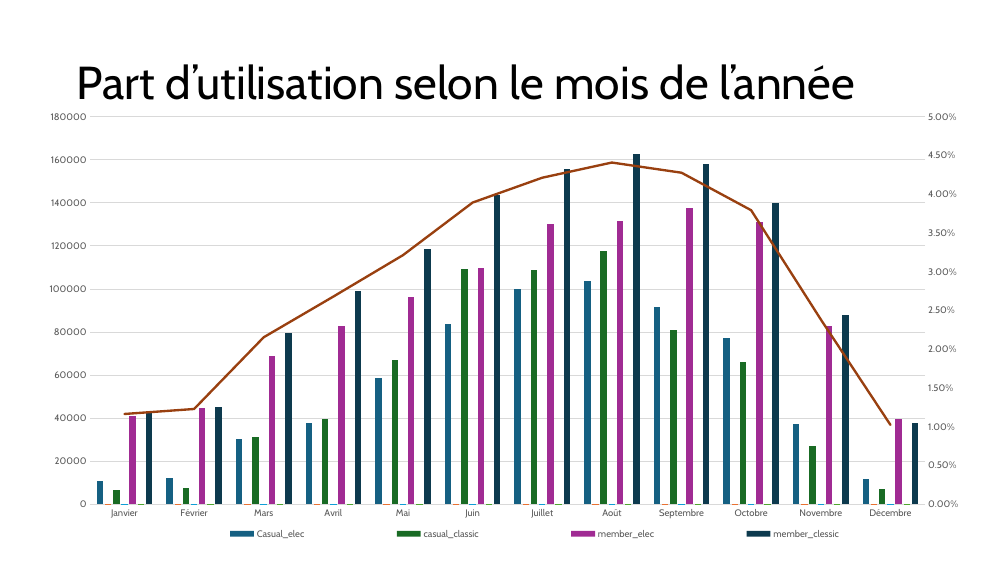
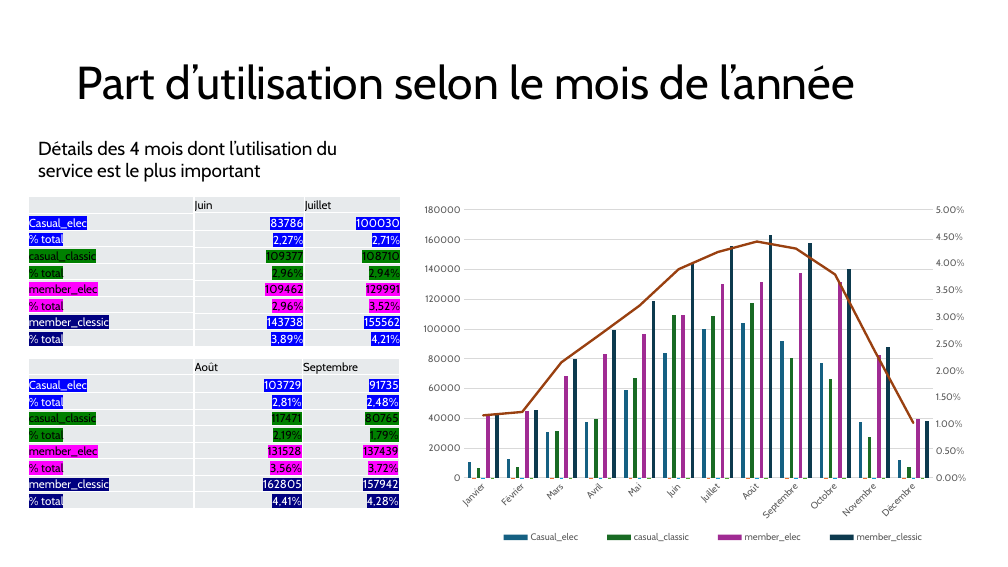
Before and after one commit to Loic0427/Data_etudes_de_cas, a slide deck: slide 9 of Velo en libre service/Etude_de_cas_cyclistic.pptx. Drawn at 1008x567 pixels with LibreOffice and Linux fonts; fonts in the diff are those of the drawing. Boxes give left, top, right and bottom in pixels: in the first picture for what was removed or moved away, otherwise in the second. Text is boxed around its words. In the diff, an @@ line names an element or a change of style, - is before the commit and + after.

```diff
--- a/Velo en libre service/Etude_de_cas_cyclistic.pptx
+++ b/Velo en libre service/Etude_de_cas_cyclistic.pptx
@@ text added at [38,140,337,182], 18 pt, text #000000 @@
+Détails des 4 mois dont l’utilisation du service est le plus important
@@ table added at [28,197,194,347], 9 rows, 1 columns @@
+
+Casual_elec
+% total
+casual_classic
+% total
+member_elec
+% total
+member_clessic
+% total
@@ table added at [194,196,402,348], 9 rows, 2 columns @@
+Juin | Juillet
+83786 | 100030
+2,27% | 2,71%
+109377 | 108710
+2,96% | 2,94%
+109462 | 129991
+2,96% | 3,52%
+143738 | 155562
+3,89% | 4,21%
@@ column chart: place and size @@
-column chart at [31,102,978,552]
+column chart at [412,197,978,551]
@@ table added at [28,358,194,509], 9 rows, 1 columns @@
+
+Casual_elec
+% total
+casual_classic
+% total
+member_elec
+% total
+member_clessic
+% total
@@ table added at [194,358,399,510], 9 rows, 2 columns @@
+Août | Septembre
+103729 | 91735
+2,81% | 2,48%
+117471 | 80765
+2,19% | 1,79%
+131528 | 137439
+3,56% | 3,72%
+162805 | 157942
+4,41% | 4,28%
```
Also in this commit, not shown: 8 other slides changed, 4 slides added, 7 other files.
